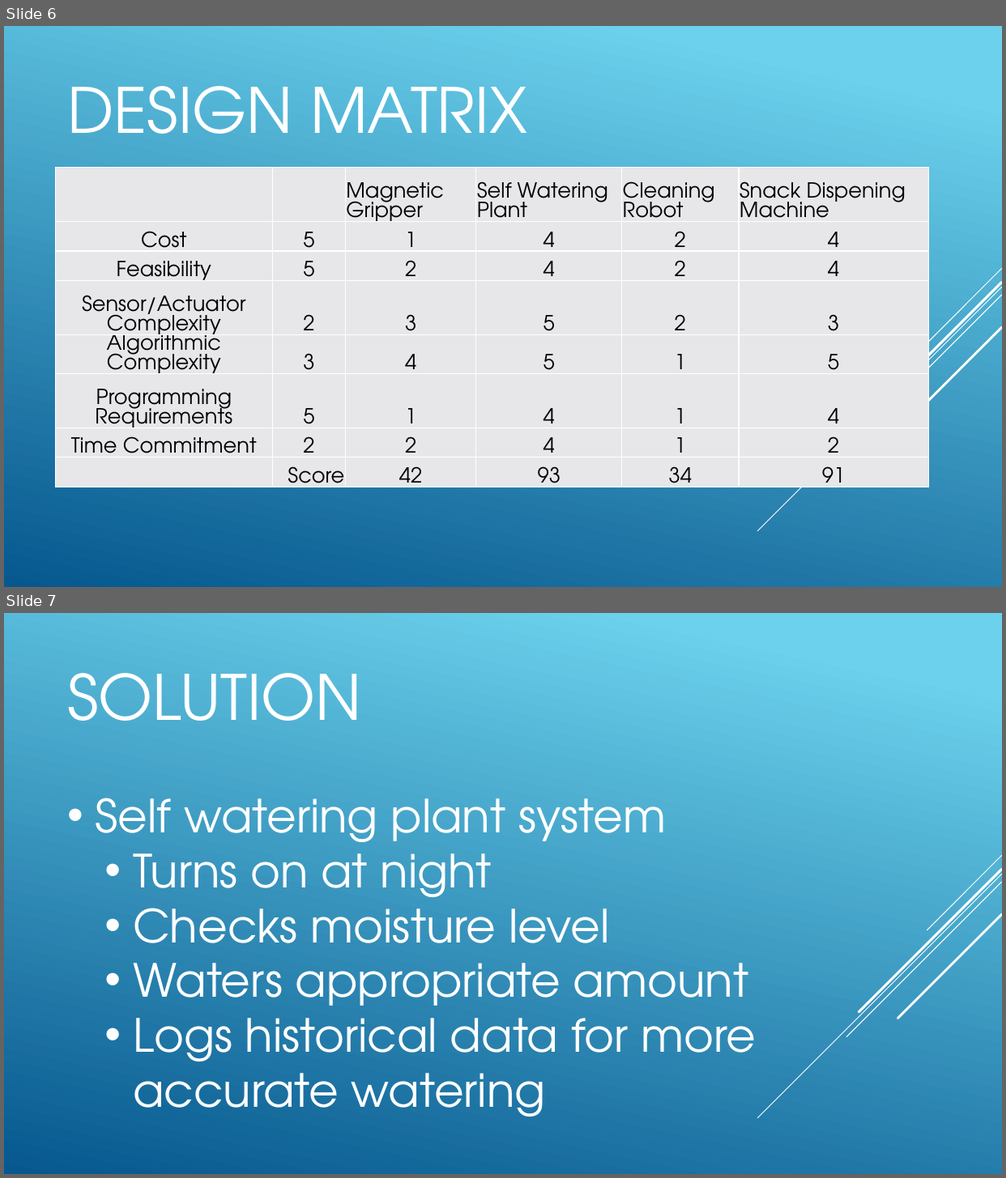
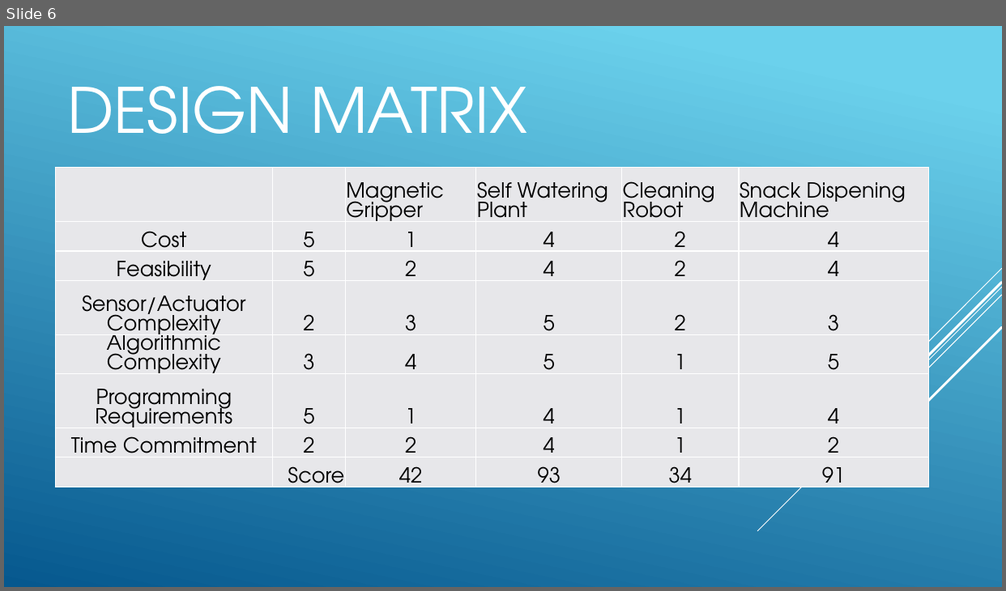
Before and after one commit to jp32/ece411-pdx, a slide deck: documents/presentation.pptx. Shown one above the other, each under a label of ours: slides 6 and 7 before the commit, slide 6 after it. The pictures are 1006x1178 and 1006x591 pixels, drawn with LibreOffice and Linux fonts; fonts in the diff are those of the drawing. Boxes give left, top, right and bottom in pixels: in the first picture for what was removed or moved away, otherwise in the second. Text is boxed around its words. In the diff, an @@ line names an element or a change of style, - is before the commit and + after.

```diff
--- a/documents/presentation.pptx
+++ b/documents/presentation.pptx
@@ slide 7 removed at <box>4,613,1002,1174</box>, background gradient #6ED2EB to #06588E; not listed: 5 template elements that a slide beside it also shows @@
@@ title removed at <box>67,673,361,721</box> @@
-SOLUTION
@@ text removed at <box>96,798,756,1117</box> @@
-• Self watering plant system
-  • Turns on at night
-  • Checks moisture level
-  • Waters appropriate amount
-  • Logs historical data for more accurate watering
```
Also in this commit, not shown: 2 slides changed, 9 slides added, 5 other files.
